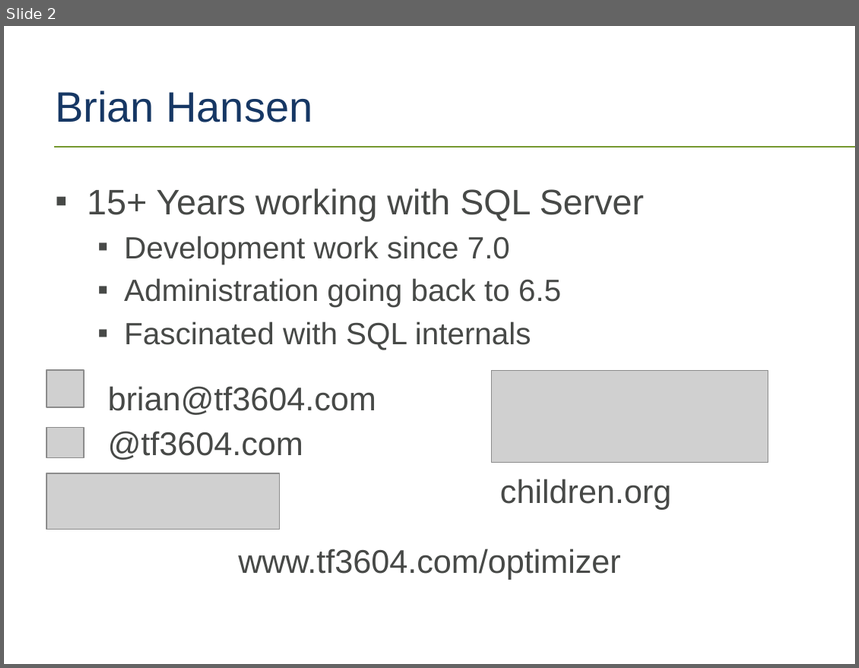
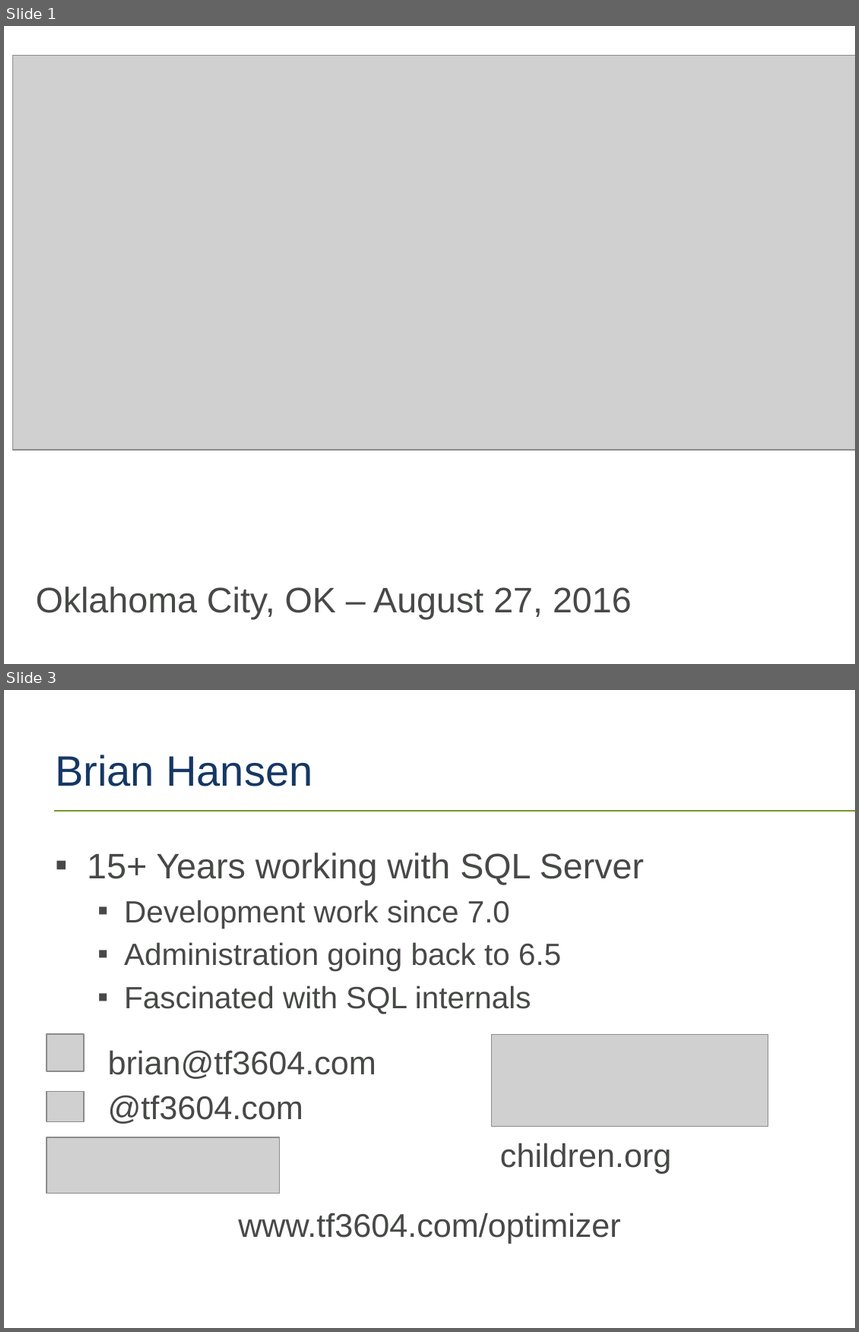
Before and after one commit to tf3604/OptimizerPresentation, a slide deck: Optimizer.pptx. Shown one above the other, each under a label of ours: slide 2 before the commit, slides 1 and 3 after it; the slides between them are not shown. The pictures are 859x668 and 859x1332 pixels, drawn with LibreOffice and Linux fonts; fonts in the diff are those of the drawing; grey boxes stand for pictures; background and template pictures are left out. Boxes give left, top, right and bottom in pixels: in the first picture for what was removed or moved away, otherwise in the second. Text is boxed around its words. In the diff, an @@ line names an element or a change of style, - is before the commit and + after.

```diff
--- a/Optimizer.pptx
+++ b/Optimizer.pptx
@@ slide 1 added at box(4, 26, 855, 664), background picture (left out) @@
@@ picture added at box(12, 55, 855, 450) @@
@@ text added at box(36, 587, 632, 620), 30 pt, text #474947 @@
+Oklahoma City, OK – August 27, 2016
@@ what was slide 2 is now slide 3 @@
```
Also in this commit, not shown: 1 slide changed.
